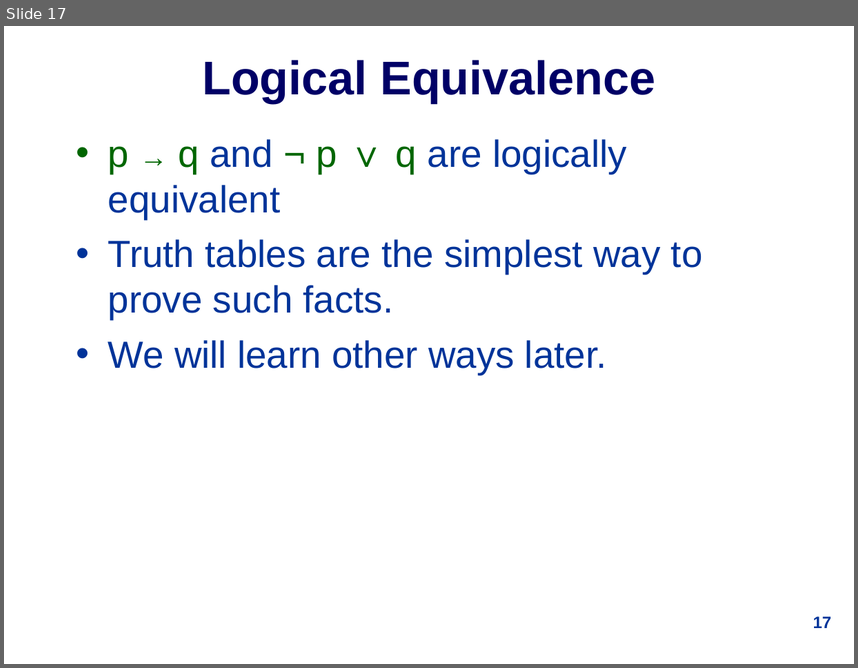
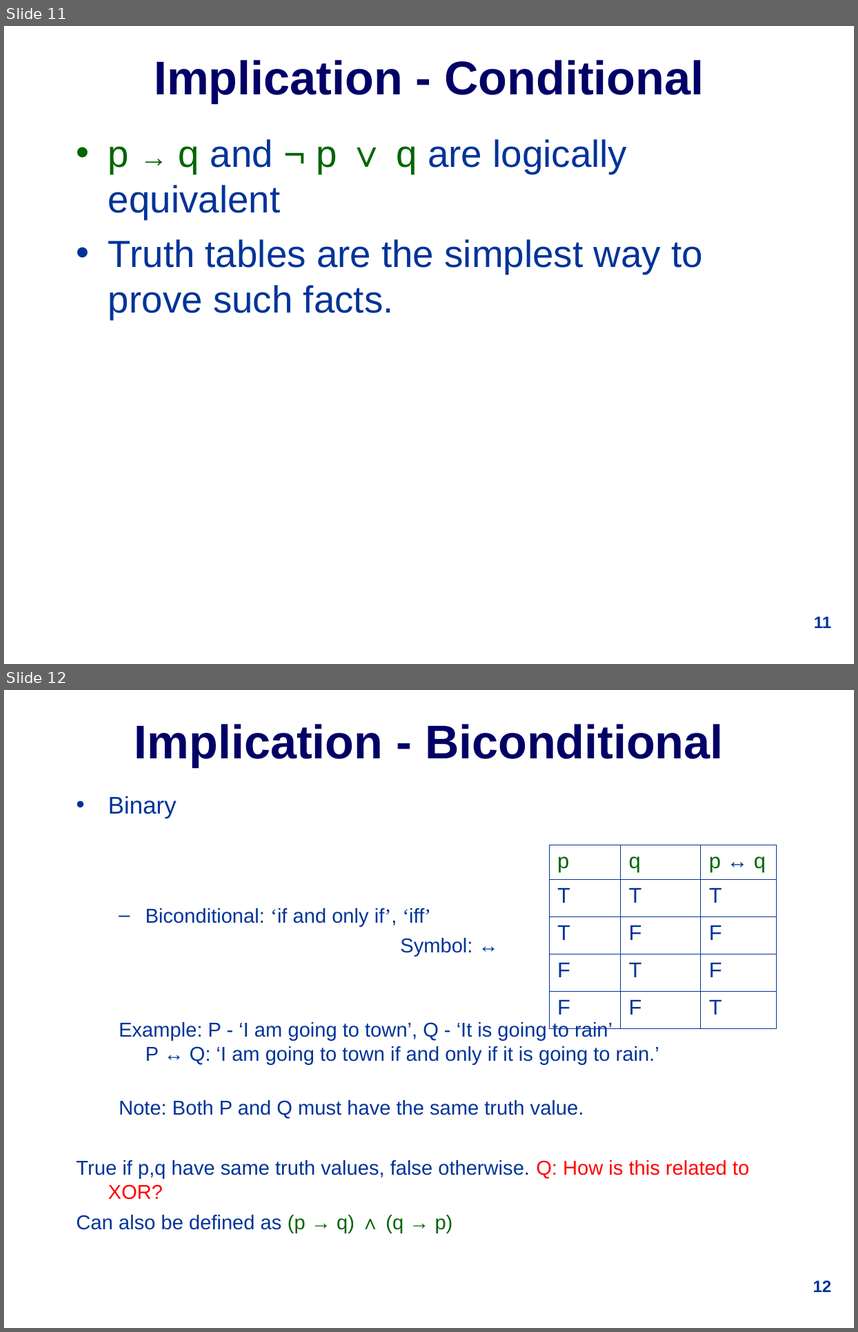
Before and after one commit to udohsolomon/lecture_slide_programming, a slide deck: week_1/1019Lec1.ppt. Shown one above the other, each under a label of ours: slide 17 before the commit, slides 11 and 12 after it. The pictures are 858x668 and 858x1332 pixels, drawn with LibreOffice and Linux fonts; fonts in the diff are those of the drawing. Boxes give left, top, right and bottom in pixels: in the first picture for what was removed or moved away, otherwise in the second. Text is boxed around its words. In the diff, an @@ line names an element or a change of style, - is before the commit and + after.

```diff
--- a/week_1/1019Lec1.ppt
+++ b/week_1/1019Lec1.ppt
@@ slide 12 added at [4,690,854,1328], background #FFFFFF @@
@@ title added at [134,724,724,767], 40 pt, text #000066, bold @@
+Implication - Biconditional
@@ text added at [76,796,749,1232], 17 pt, text #003399 @@
+• Binary
+  – Biconditional: ‘if and only if’, ‘iff’
+  Symbol: ↔
+  Example: P - ‘I am going to town’, Q - ‘It is going to rain’
+  P ↔ Q: ‘I am going to town if and only if it is going to rain.’
+  Note: Both P and Q must have the same truth value.
+True if p,q have same truth values, false otherwise. Q: How is this related to XOR?
+Can also be defined as (p → q) ∧ (q → p)
@@ table added at [549,845,776,1028], 5 rows, 3 columns @@
+p | q | p ↔ q
+T | T | T
+T | F | F
+F | T | F
+F | F | T
@@ page number added at [813,1280,832,1292], 14 pt, text #003399, bold @@
+12
@@ what was slide 17 is now slide 11 @@
@@ slide 11 changed as well @@
@@ title at [154,60,704,103]: text changed @@
-Logical Equivalence
+Implication - Conditional
@@ text at [108,340,607,374]: paragraph removed @@
-• We will learn other ways later.
@@ page number at [814,616,831,628]: text changed @@
-17
+11
```
Also in this commit, not shown: 8 other slides changed, 9 other slides added, 12 slides removed.
